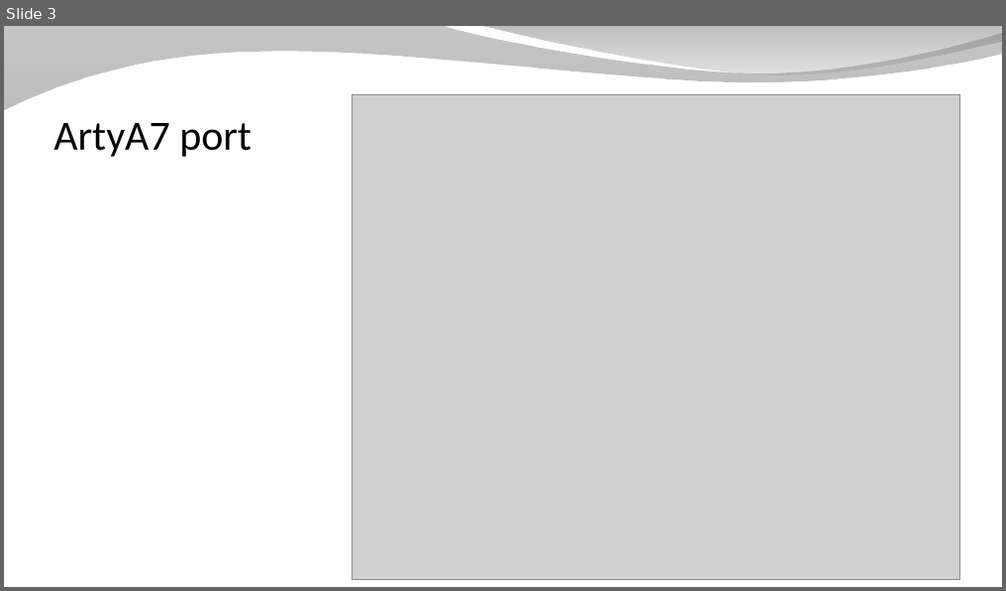
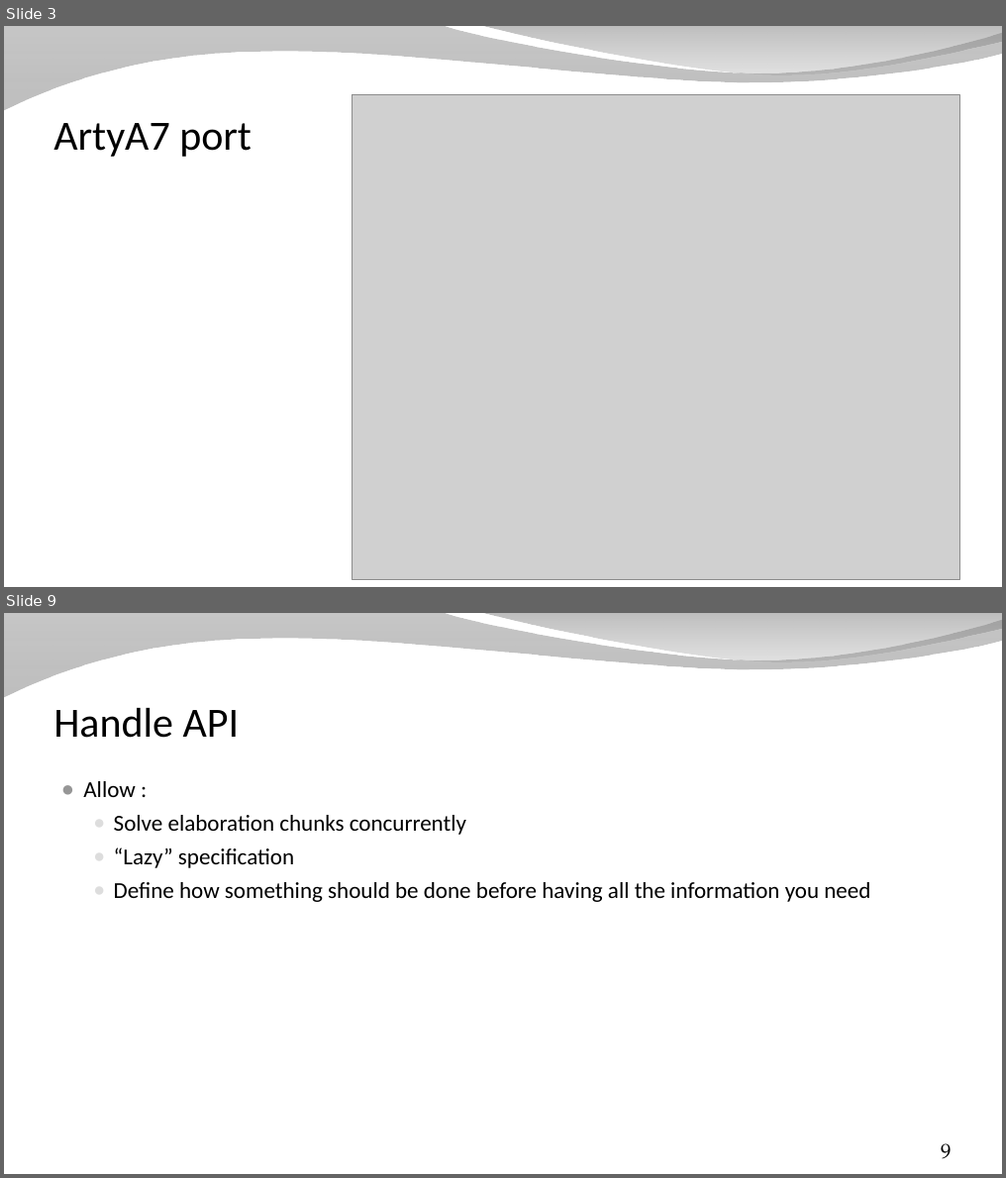
Before and after one commit to SpinalHDL/SpinalDoc, a slide deck: presentation/en/workshop/saxonsoc.odp. Shown one above the other, each under a label of ours: slide 3 before the commit, slides 3 and 9 after it; the slides between them are not shown. The pictures are 1006x591 and 1006x1178 pixels, drawn with LibreOffice and Linux fonts; fonts in the diff are those of the drawing; grey boxes stand for pictures; background and template pictures are left out. Boxes give left, top, right and bottom in pixels: in the first picture for what was removed or moved away, otherwise in the second. Text is boxed around its words. In the diff, an @@ line names an element or a change of style, - is before the commit and + after.

```diff
--- a/presentation/en/workshop/saxonsoc.odp
+++ b/presentation/en/workshop/saxonsoc.odp
@@ slide 9 added at (4, 613, 1002, 1174), background picture (left out); not listed: 2 template elements that a slide beside it also shows @@
@@ title added at (54, 708, 239, 738), 40 pt, text #000000 @@
+Handle API
@@ text added at (83, 781, 870, 902), 22 pt, text #000000 @@
+● Allow :
+  ● Solve elaboration chunks concurrently
+  ● “Lazy” specification
+  ● Define how something should be done before having all the information you need
@@ page number added at (941, 1144, 951, 1159), 20 pt, text #000000 @@
+9
```
Also in this commit, not shown: 3 slides changed, 4 other slides added, 4 other files.
